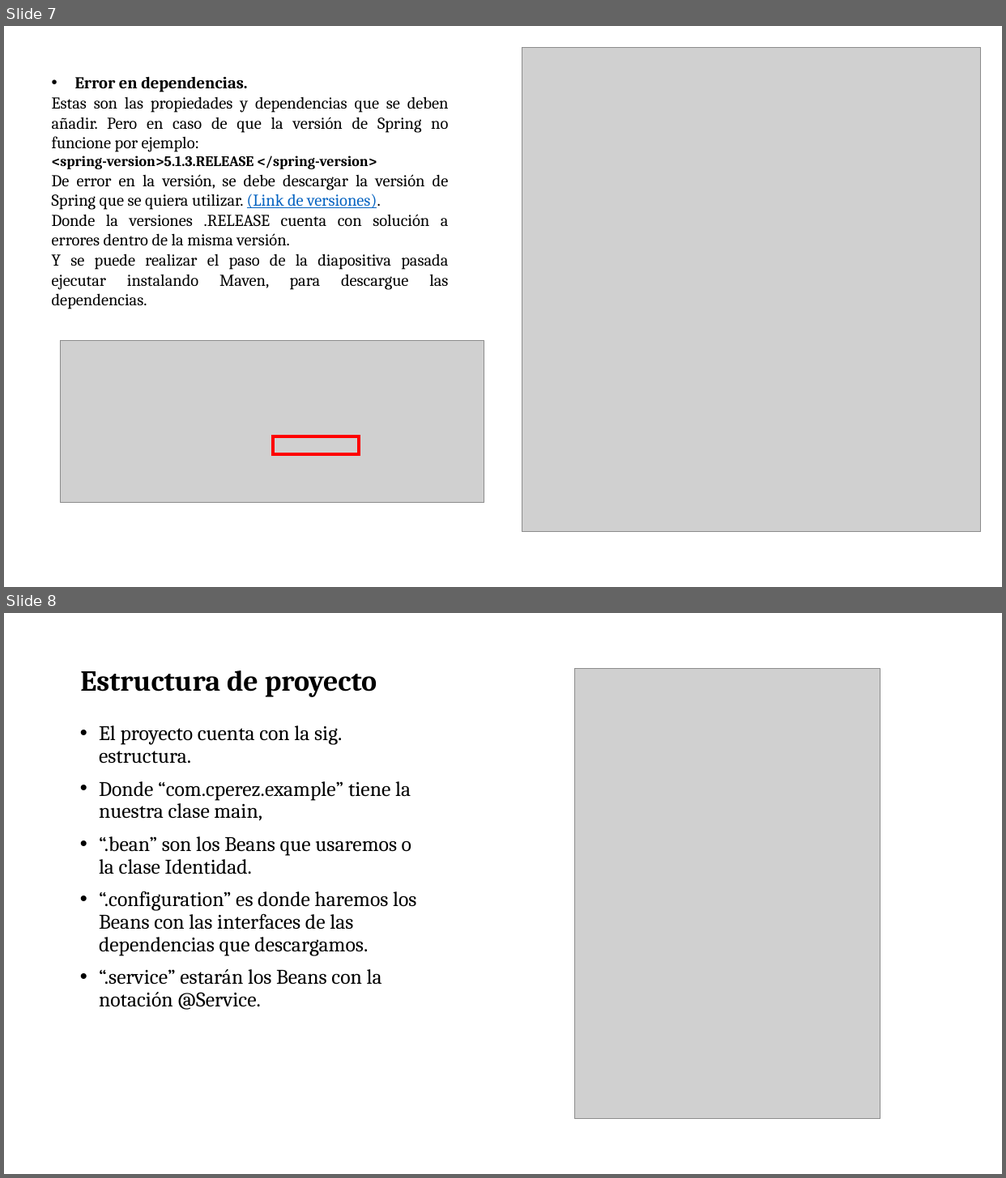
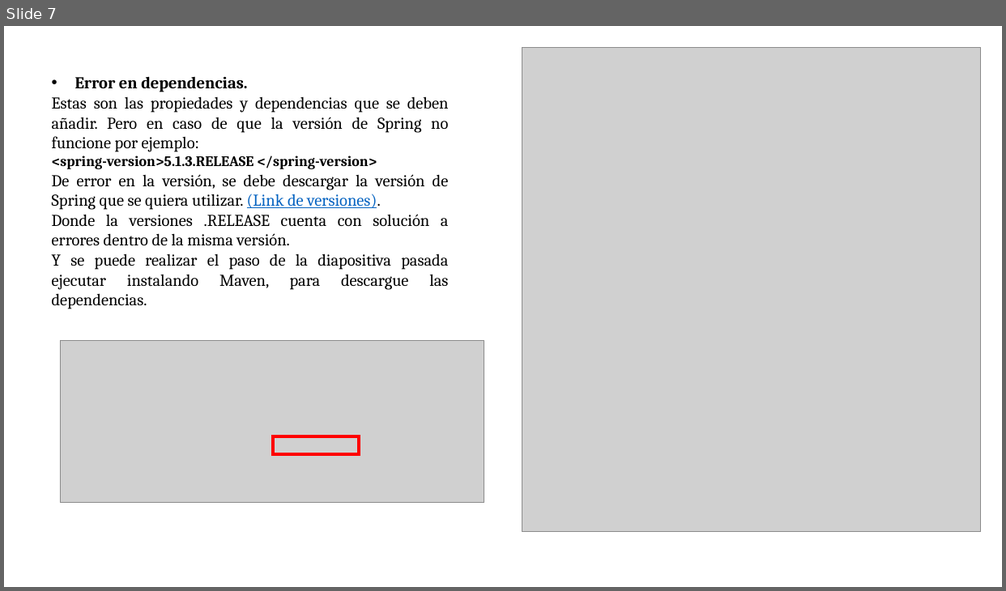
Before and after one commit to soycperez/persistencia-spring-framework, a slide deck: Persistencia con JDBC.pptx. Shown one above the other, each under a label of ours: slides 7 and 8 before the commit, slide 7 after it. The pictures are 1006x1178 and 1006x591 pixels, drawn with LibreOffice and Linux fonts; fonts in the diff are those of the drawing; grey boxes stand for pictures; background and template pictures are left out. Boxes give left, top, right and bottom in pixels: in the first picture for what was removed or moved away, otherwise in the second. Text is boxed around its words. In the diff, an @@ line names an element or a change of style, - is before the commit and + after.

```diff
--- a/Persistencia con JDBC.pptx
+++ b/Persistencia con JDBC.pptx
@@ slide 8 removed at bbox=[4, 613, 1002, 1174], background picture (left out) @@
@@ title removed at bbox=[80, 671, 377, 697] @@
-Estructura de proyecto
@@ picture removed at bbox=[574, 668, 880, 1119] @@
@@ text removed at bbox=[99, 726, 416, 1010] @@
-• El proyecto cuenta con la sig. estructura.
-• Donde “com.cperez.example” tiene la nuestra clase main,
-• “.bean” son los Beans que usaremos o la clase Identidad.
-• “.configuration” es donde haremos los Beans con las interfaces de las dependencias que descargamos.
-• “.service” estarán los Beans con la notación @Service.
```
Also in this commit, not shown: 2 slides changed, 6 slides added, 1 other slide removed, 10 other files.
